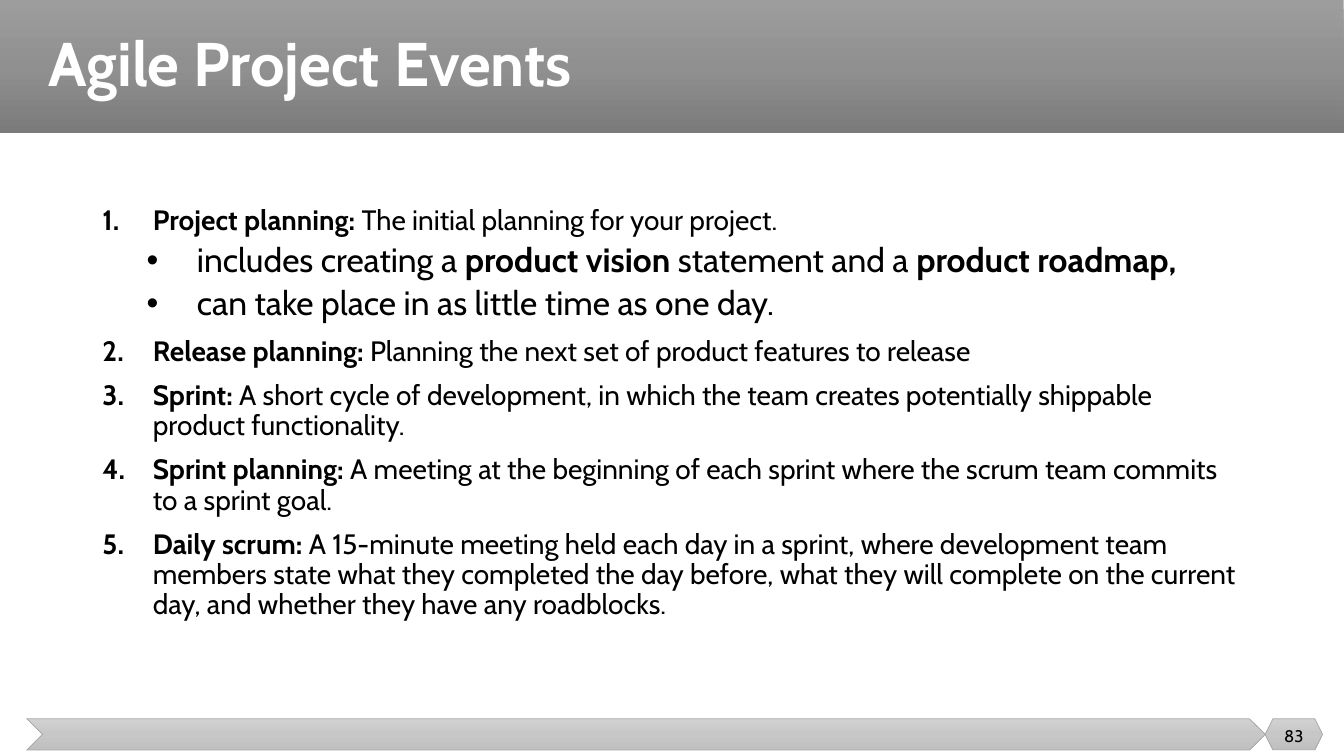
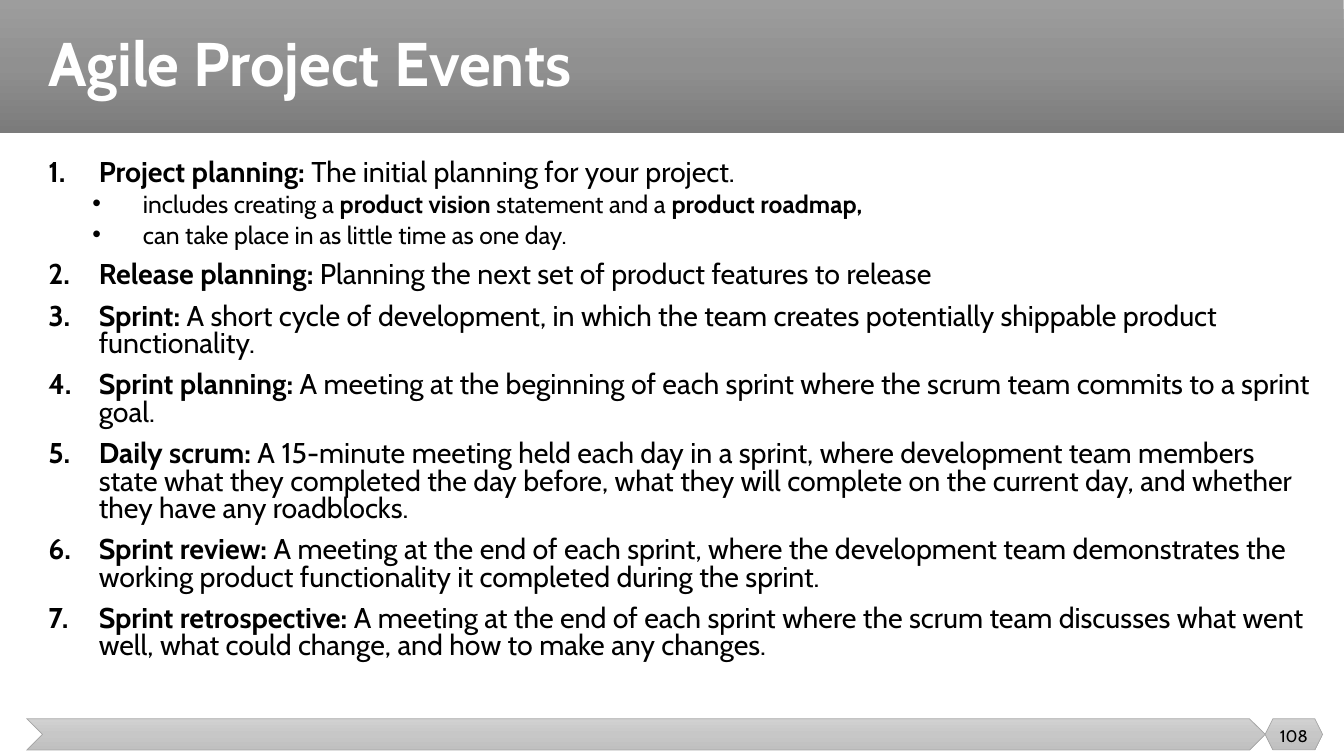
Before and after one commit to malenezi/malenezi, a slide deck: slide 108 of SE423/Lectures/2-SE Context/Project Management and SE Context.pptx (slide 83 before the commit). Drawn at 1344x756 pixels with LibreOffice and Linux fonts; fonts in the diff are those of the drawing. Boxes give left, top, right and bottom in pixels: in the first picture for what was removed or moved away, otherwise in the second. Text is boxed around its words. In the diff, an @@ line names an element or a change of style, - is before the commit and + after.

```diff
--- a/SE423/Lectures/2-SE Context/Project Management and SE Context.pptx
+++ b/SE423/Lectures/2-SE Context/Project Management and SE Context.pptx
@@ text at [99, 160, 1309, 525]: size 20 to 20.4 pt in "Project planning: The initial planning for your ...", "Release planning: Planning the next set of ...", "Sprint: A short cycle of development, in ...", "Sprint planning: A meeting at the beginning ..." and 1 more places; size 24 to 17.6 pt in "includes creating a product vision statement and ...", "can take place in as little time ..."; line spacing 0.9 to 0.8 @@
@@ text at [99, 537, 1304, 662]: paragraphs added @@
+6. Sprint review: A meeting at the end of each sprint, where the development team demonstrates the working product functionality it completed during the sprint.
+7. Sprint retrospective: A meeting at the end of each sprint where the scrum team discusses what went well, what could change, and how to make any changes.
@@ page number at [1280, 730, 1308, 742]: text changed @@
-83
+108
```
Also in this commit, not shown: 56 other slides changed, 1 slide added, 15 slides removed, 7 other files.
